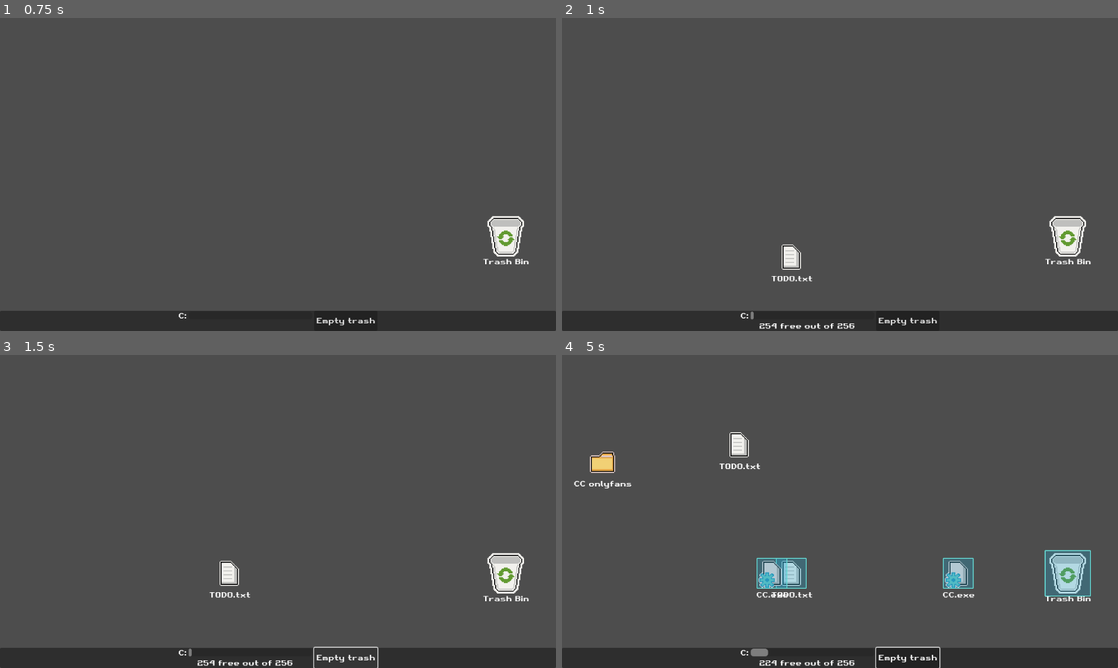
Above: before the commit, frames 1-4 (two rows, left to right).
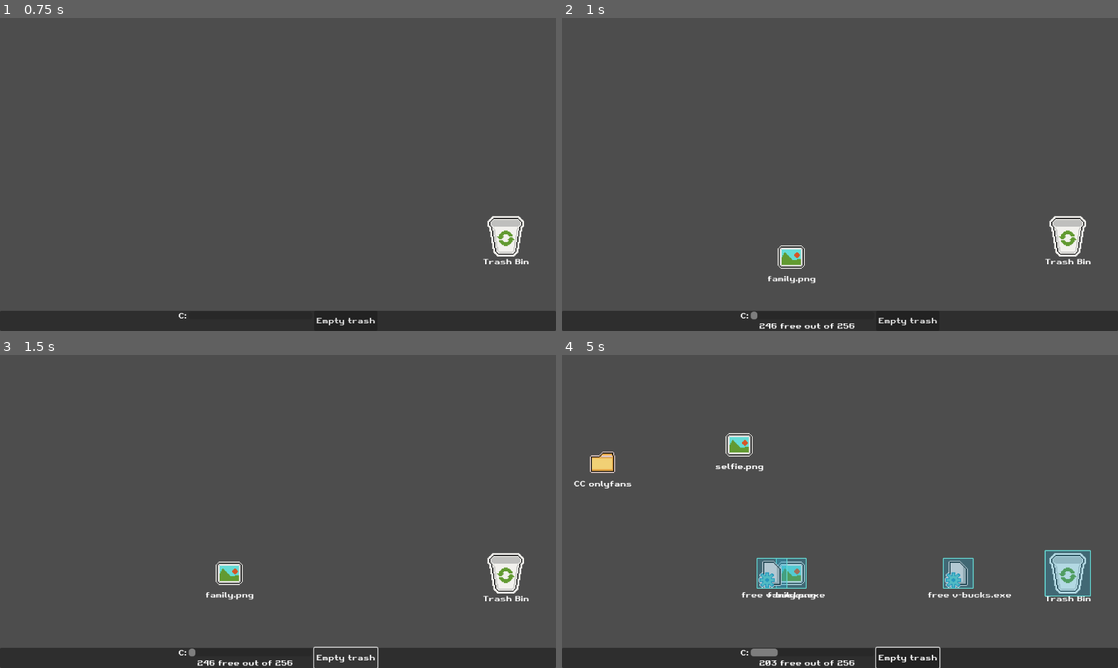
Above: after the commit, the same moments.

Repository: VileOar/ludum-dare-54
Game: Godot game, scene res://scenes/main.tscn
Same seed, same stepped clock (60 frames per second), same inputs: the game is played once before the commit and once after it.
Inputs (mouse positions are in pixels of both pictures, inside the frame that each line leads up to):
- Up to frame 1 (0.75 s): click "Ok" at 0.5 s
- Up to frame 2 (1 s): no input
- Up to frame 3 (1.5 s): click "Empty trash" at 1.25 s
- Up to frame 4 (5 s): click "Empty trash" at 2 s; click "Empty trash" at 2.75 s; tap Enter at 3.5 s; drag from (1067, 574) to (789, 574) at 3.52 s; drag from (728, 527) to (1067, 574) at 4.27 s

Frame 1 is identical in both runs. In frame 2, 0.5% of the frame differs, in the area x 33-46%, y 72-100%; in frame 3, 0.5%; in frame 4, 1.1%, in the area x 27-81%, y 24-100%.

Commit message:
Add new files

Diff:
--- a/scripts/autoloads/global.gd
+++ b/scripts/autoloads/global.gd
@@ -27,10 +27,17 @@
 const EXPLODE_SPEED = 480.0
 const CORRUPTED_COLOUR = Color(1, 0.9, 0.9, 1)
 
+func sum_array(array : Array):
+	var sum = 0
+	for i in array:
+		sum += i
+	return sum
+
+
 const file_properties = {
 	FileTypes.NORMAL: [
 		{
-			"name" : "CC.png",
+			"name" : "family.png",
 			"size" : 10,
 			"anim_name": "png"
 		},
@@ -39,12 +46,47 @@
 			"size" : 2,
 			"anim_name": "txt"
 		},
+		{
+			"name" : "school projects",
+			"size" : 20,
+			"anim_name": "folder"
+		},
+		{
+			"name" : "bitcoin miner",
+			"size" : 14,
+			"anim_name": "exe"
+		},
+		{
+			"name" : "TODO.txt",
+			"size" : 3,
+			"anim_name": "txt"
+		},
+		{
+			"name" : "my photos",
+			"size" : 10,
+			"anim_name": "folder"
+		},
+		{
+			"name" : "selfie.png",
+			"size" : 13,
+			"anim_name": "png"
+		},
 	],
 	FileTypes.INCREASE_SPAWN_EXE: [
 		{
-			"name" : "CC.exe",
-			"size" : 2,
+			"name" : "free v-bucks.exe",
+			"size" : 3,
 			"anim_name": "exe"
+		},
+		{
+			"name" : "unification.exe",
+			"size" : 5,
+			"anim_name": "exe"
+		},
+		{
+			"name" : "me.png",
+			"size" : 20,
+			"anim_name": "png"
 		},
 	],
 	FileTypes.CORRUPTED_FOLDER: [
@@ -55,9 +97,3 @@
 		},
 	]
 }
-
-func sum_array(array : Array):
-	var sum = 0
-	for i in array:
-		sum += i
-	return sum
